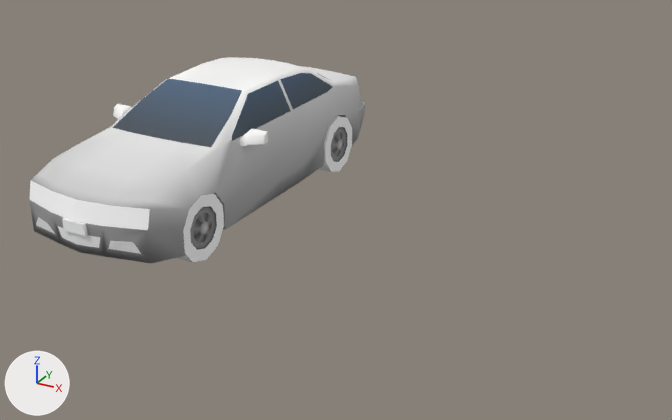
A saved change to the glTF model EverythingLibraryBrowser/models/vehicles/vehicles-cars-luxury-sedan/vehicles-cars-luxury-sedan_v2.glb.
Camera for both pictures: a 50 mm lens placed at (6.29, -8.52, 4.36), pointed at (1.76, -0.28, 0.24). The lights are fixed; the arrows at lower left show +X, +Y and +Z. The first picture is the older version. Vertices at exactly the same position are counted once.

Names of what the first picture shows: 'Luxury Sedan_v2'.
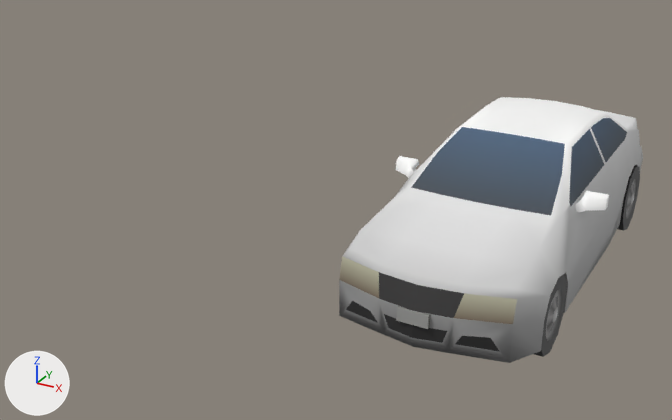
What the commit changed:
me_mesh_003 is used by ob_luxury_sedan_v2; location (0.0, 0.0, 0.0).
me_mesh_003 had 700 vertices, 1158 faces and spanned x -1.04..1.04, y -2.45..2.45, z 0.0..1.45.
me_mesh_003 no longer uses material mat_mat_refl_032.
me_mesh_003 now has 224 vertices, 332 faces and spans x -0.93..0.93, y -2.45..2.45, z 0.0..1.01.
me_mesh_003 part 1: 13 loose pieces with 102 vertices, spanning x -1.04..1.04, y -2.44..2.32, z 0.33..1.38, are deleted.
me_mesh_003 part 2: 374 vertices removed from x -0.96..0.96, y -2.41..2.45, z 0.16..1.45.
me_mesh_003 part 3: 296 kept faces spanning x -0.93..0.93, y -2.45..2.45, z 0.0..0.74 get new vertex colours; the middle colour goes from white #ffffff to black #131313.
Mesh me_mesh_004 is new.
It has 510 vertices, 826 faces and spans x -1.04..1.04, y -2.44..2.45, z 0.14..1.45.
It uses material mat_mat_refl_032.
Object 'Luxury Sedan_v2' (ob_luxury_sedan_v2) moves from (0.0, 0.0, 0.0) to (3.656, 0.0, 0.0).
Object 'Luxury Sedan_v2.001' (ob_luxury_sedan_v2_001) is new; it shows me_mesh_004.
Its location is (3.656, 0.0, 0.0).

Where the change shows, as pixel boxes [x1, y1, x2, y2] in the pictures (672 x 420 px):
'Luxury Sedan_v2', reshaped, moved: before [30, 57, 366, 263]; after [340, 166, 640, 357]
'Luxury Sedan_v2.001', added: after [339, 97, 643, 363]
part 1 of me_mesh_003, deleted: before [30, 73, 333, 254]
part 2 of me_mesh_003, deleted: before [30, 57, 366, 263]
part 3 of me_mesh_003, recoloured: before [62, 116, 352, 262]; after [396, 166, 640, 357]
